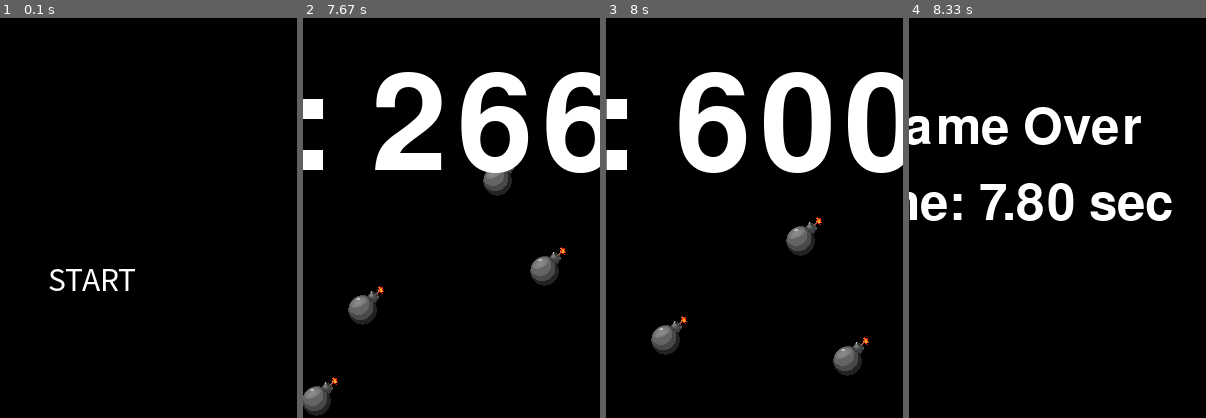
Above: before the commit, frames 1-4 (left to right).
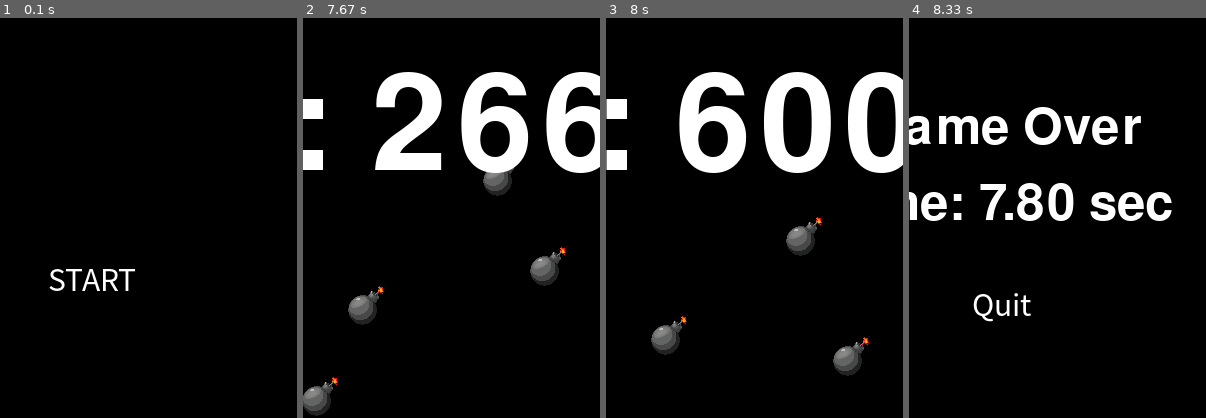
Above: after the commit, the same moments.

Repository: SKHU-OSS-2024-2/pygame-delta-avoiding-bomb
Game: pygame game, started from bomb_game/bomb_game.py
Two runs of this game, one before a commit and one after it. Both use one fixed random seed, a clock stepped at 60 frames per second and the inputs below.
Inputs (mouse positions are % of the whole screen's width and height, from its top left):
- Up to frame 1 (0.1 s): no input
- Up to frame 2 (7.67 s): click "START" at 0.38 s; hold Right 0.67-1.13 s; move the mouse to (46, 54) at 0.7 s; hold Right 1.17-1.63 s; hold Left 1.67-2.2 s; hold Left 2.23-2.63 s; hold Right 2.67-3.3 s; hold Left 3.33-3.8 s; hold Right 3.83-4.3 s; hold Right 4.33-4.8 s; hold Left 4.83-5.37 s; hold Left 5.4-5.8 s; hold Right 5.83-6.47 s; hold Left 6.5-6.97 s; hold Right 7-7.47 s; hold Right from 7.5 s (still down)
- Up to frame 3 (8 s): release Right at 7.97 s
- Up to frame 4 (8.33 s): no input
The pictures show only the part of the screen within x 34-84%, y 36-86%; the shares and areas given below are measured in that part.

Frames 1-3 are identical in both runs. In frame 4, 0.5% of the frame differs, in the area x 21-42%, y 68-76%.

Commit message:
Feat : 종료 버튼 추가

Diff:
--- a/bomb_game/bomb_game.py
+++ b/bomb_game/bomb_game.py
@@ -161,6 +161,8 @@
             game_over_time_text = font.render(f"Time: {game_over_time:.2f} sec", True, WHITE)
             screen.blit(game_over_text, (size[0] // 2 - game_over_text.get_width() // 2, size[1] // 2 - game_over_text.get_height() // 2))
             screen.blit(game_over_time_text, (size[0] // 2 - game_over_time_text.get_width() // 2, size[1] // 2 + game_over_text.get_height()))
+            endBtn=button("Quit", 100,525,400,100,action=True,fcolor=WHITE)
+
             pygame.display.update()
 
         pygame.display.update()  # 화면 업데이트
